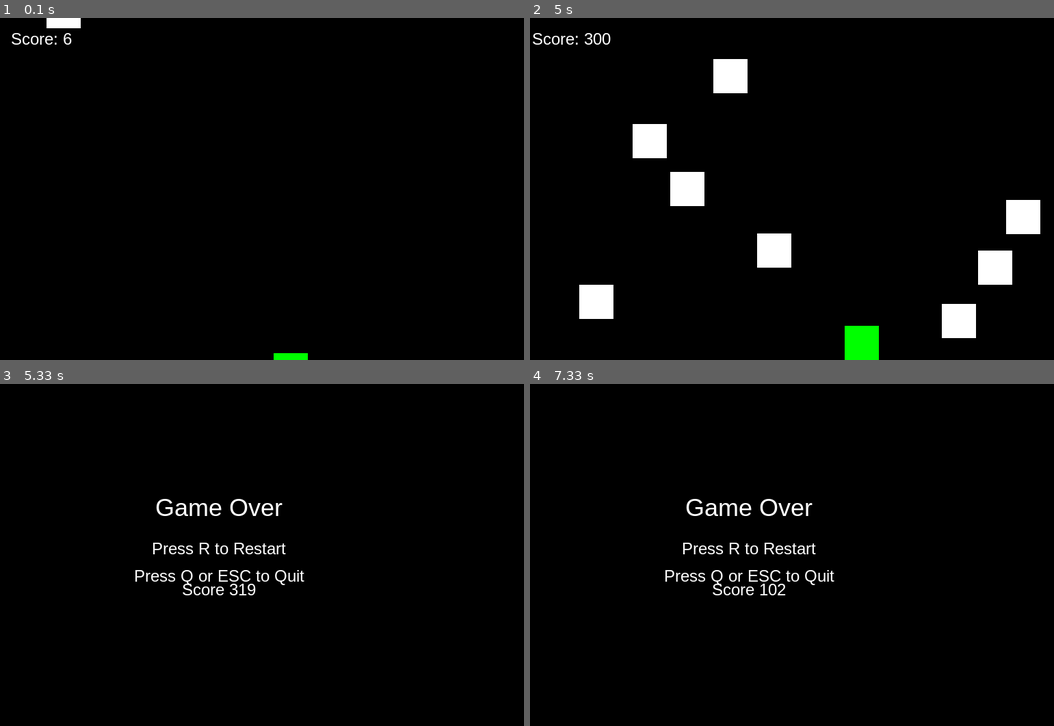
Above: before the commit, frames 1-4 (two rows, left to right).
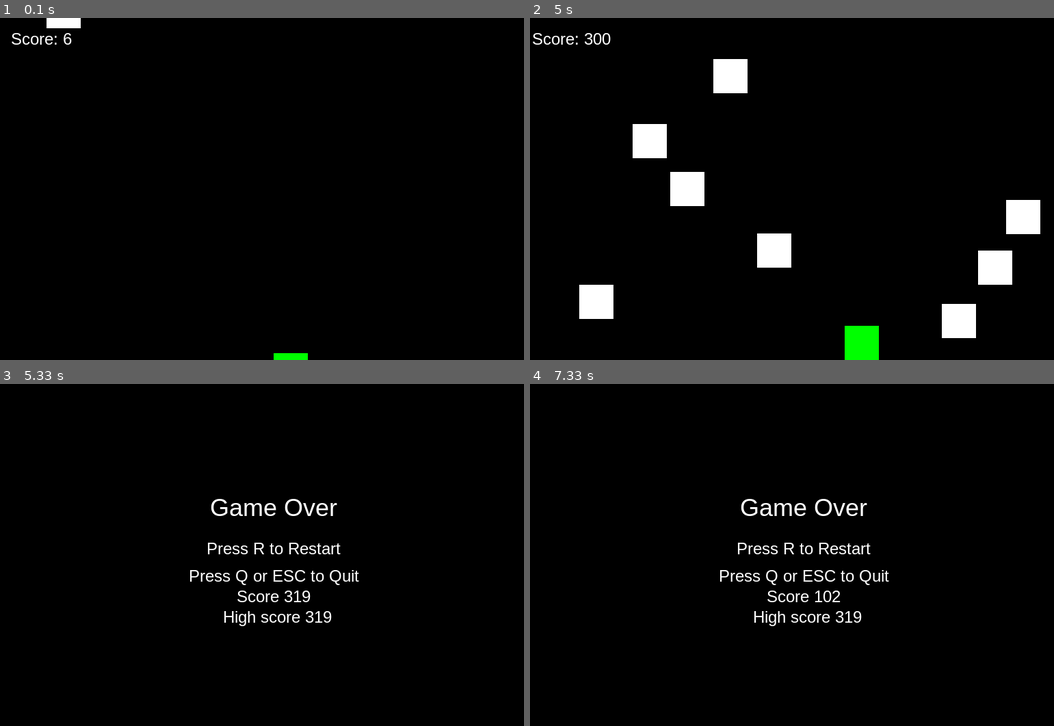
Above: after the commit, the same moments.

Repository: KXCVZNMX/Coding-Club
Game: pygame game, started from main.py
The game is run twice, just before and just after one commit, with the same random seed, the same clock (stepped at 60 frames per second) and the same inputs.
Inputs:
- Up to frame 1 (0.1 s): no input
- Up to frame 2 (5 s): hold Right 0.33-0.8 s; hold Up 0.83-1.13 s; hold Right 1.17-1.63 s; hold Left 1.67-2.2 s; hold Down 2.23-2.53 s; hold Left 2.57-2.97 s; hold Up 3-3.37 s; hold Right 3.4-4.03 s; hold Down 4.07-4.43 s; hold Left 4.47-4.93 s; hold Right from 4.97 s (still down)
- Up to frame 3 (5.33 s): keep holding Right
- Up to frame 4 (7.33 s): release Right at 5.43 s; hold R 5.47-5.77 s; hold Up 5.47-5.77 s; hold Up 5.8-6.1 s; hold Right 6.13-6.6 s; hold Left 6.63-7.17 s

Frames 1-2 are identical in both runs. In frame 3, 2.6% of the frame differs, in the area x 25-69%, y 33-71%; in frame 4, 2.6%.

Commit message:
Update: Added a way to store high scores. Also centred the finish screen

Diff:
--- a/classes.py
+++ b/classes.py
@@ -24,8 +24,6 @@
         self.score = 0
         self.rect_size = (self.rect_width, self.rect_height) = (50, 50)
 
-    # def update_centre(self):
-    #     self.centre = (self.pos[0] + self.rect_width / 2, self.pos[1] + self.rect_height / 2)
 
 class Player:
     def __init__(self):
@@ -35,7 +33,7 @@
 
     def draw(self, window, app):
         print(self.pos, app.rect_width, app.rect_height)
-        pygame.draw.rect(window, self.color, (*self.pos, app.rect_width, app.rect_height)) # idfk why ts needs a pointer
+        pygame.draw.rect(window, self.color, (self.pos[0], self.pos[1], app.rect_width, app.rect_height))
 
 
 class Block(pygame.sprite.Sprite):
--- /dev/null
+++ b/highscore.txt
@@ -0,0 +1 @@
+284
--- a/logic.py
+++ b/logic.py
@@ -14,21 +14,22 @@
 SMALL_FONT = pygame.font.SysFont("Arial", 24)
 
 
-def render_end_screen(app: App):
+def render_end_screen(app: App, high_score: int):
     while True:
         app.window.fill(BLACK)
 
-        # Pls center ts its too hard for me
         # Render messages
         title = FONT.render("Game Over", True, WHITE)
         restart_msg = SMALL_FONT.render("Press R to Restart", True, WHITE)
         quit_msg = SMALL_FONT.render("Press Q or ESC to Quit", True, WHITE)
         score_msg = SMALL_FONT.render(f"Score {app.score}", True, WHITE)
+        high_score_msg = SMALL_FONT.render(f"High score {high_score}", True, WHITE)
         # Position messages
-        app.window.blit(title, title.get_rect(center=(640 // 2, 480 // 2 - 60)))
-        app.window.blit(restart_msg, restart_msg.get_rect(center=(640 // 2, 480 // 2)))
-        app.window.blit(quit_msg, quit_msg.get_rect(center=(640 // 2, 480 // 2 + 40)))
-        app.window.blit(score_msg, score_msg.get_rect(center=(640 // 2, 480 // 2 + 60)))
+        app.window.blit(title, title.get_rect(              center=(app.width // 2, 480 // 2 - 60)))
+        app.window.blit(restart_msg, restart_msg.get_rect(  center=(app.width // 2, 480 // 2)))
+        app.window.blit(quit_msg, quit_msg.get_rect(        center=(app.width // 2, 480 // 2 + 40)))
+        app.window.blit(score_msg, score_msg.get_rect(      center=(app.width // 2, 480 // 2 + 70)))
+        app.window.blit(high_score_msg, score_msg.get_rect( center=(app.width // 2 - 20, 480 // 2 + 100)))
 
         pygame.display.flip()
 
@@ -37,12 +38,10 @@
                 pygame.quit()
             elif event.type == pygame.KEYDOWN:
                 if event.key == pygame.K_r:
-                    # Actually restart the game instead of just un-gameovering
                     app.game_over = False
                     return
                 elif event.key == pygame.K_q or event.key == pygame.K_ESCAPE:
                     pygame.quit()
-
 
 def run(app):
     blocks = pygame.sprite.Group()
@@ -52,11 +51,20 @@
 
     while app.is_running():
         if app.game_over:
-            render_end_screen(app)
+            with open("highscore.txt", "r") as f:
+                high_score = int(f.readline())
+
+            if app.score > high_score:
+                high_score = app.score
+
+            with open("highscore.txt", "w") as f:
+                f.write(str(high_score))
+
+            render_end_screen(app, high_score)
             player = Player()
             app.reset()
             blocks.empty()
-            # app.update_centre()
+
             continue
 
         app.score += 1
@@ -67,16 +75,12 @@
 
         keys = pygame.key.get_pressed()
 
-
         if random.random() < spawn_chance:
             x = random.randrange(0, app.width - app.rect_width)
             blocks.add(Block(x, -app.rect_height,
                              app.rect_width, app.rect_height,
                              WHITE, random.randrange(player.speed - 1, player.speed + 1)))
 
-
-        # Diagonal movement is fucked fix it, check for double input, and cap the speed to
-        # app.speed/sqrt(2) because pythagoras (i think idk check the maths)
         if keys[K_LEFT]:
             player.pos[0] = max(0, player.pos[0] - player.speed)
         if keys[K_RIGHT]:
@@ -86,23 +90,19 @@
         if keys[K_DOWN]:
             player.pos[1] = min(app.height - app.rect_height, player.pos[1] + player.speed)
 
-
         blocks.update()
-
 
         win = app.window
         win.fill(app.background_color)
-        # app.update_centre()
+
         blocks.draw(win)
         player.draw(win, app)
-
 
         score_msg = SMALL_FONT.render(f"Score: {app.score}", True, WHITE)
         app.window.blit(score_msg, score_msg.get_rect(center=(60, 30)))
 
         pygame.display.flip()
 
-
         player_rect = pygame.Rect(*player.pos, app.rect_width, app.rect_height)
         if blocks and any(sprite.rect.colliderect(player_rect) for sprite in blocks):
             app.game_over = True
